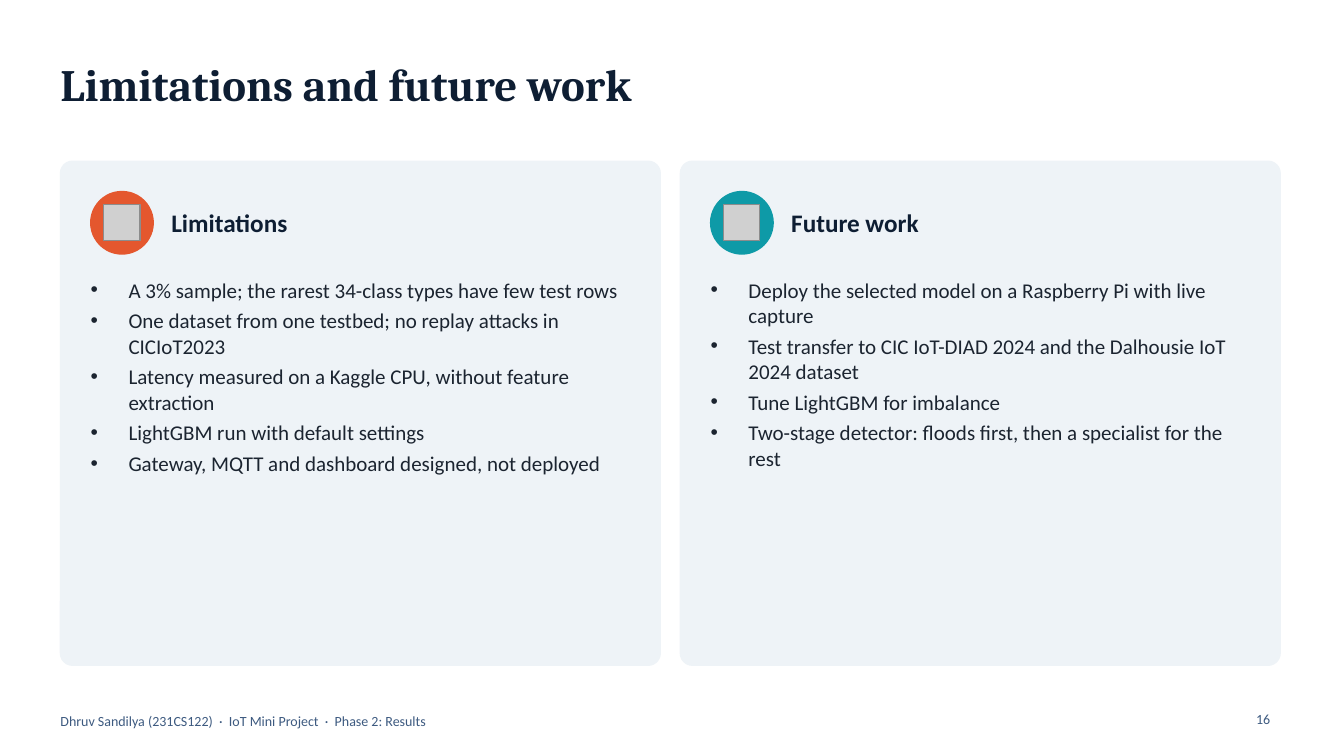
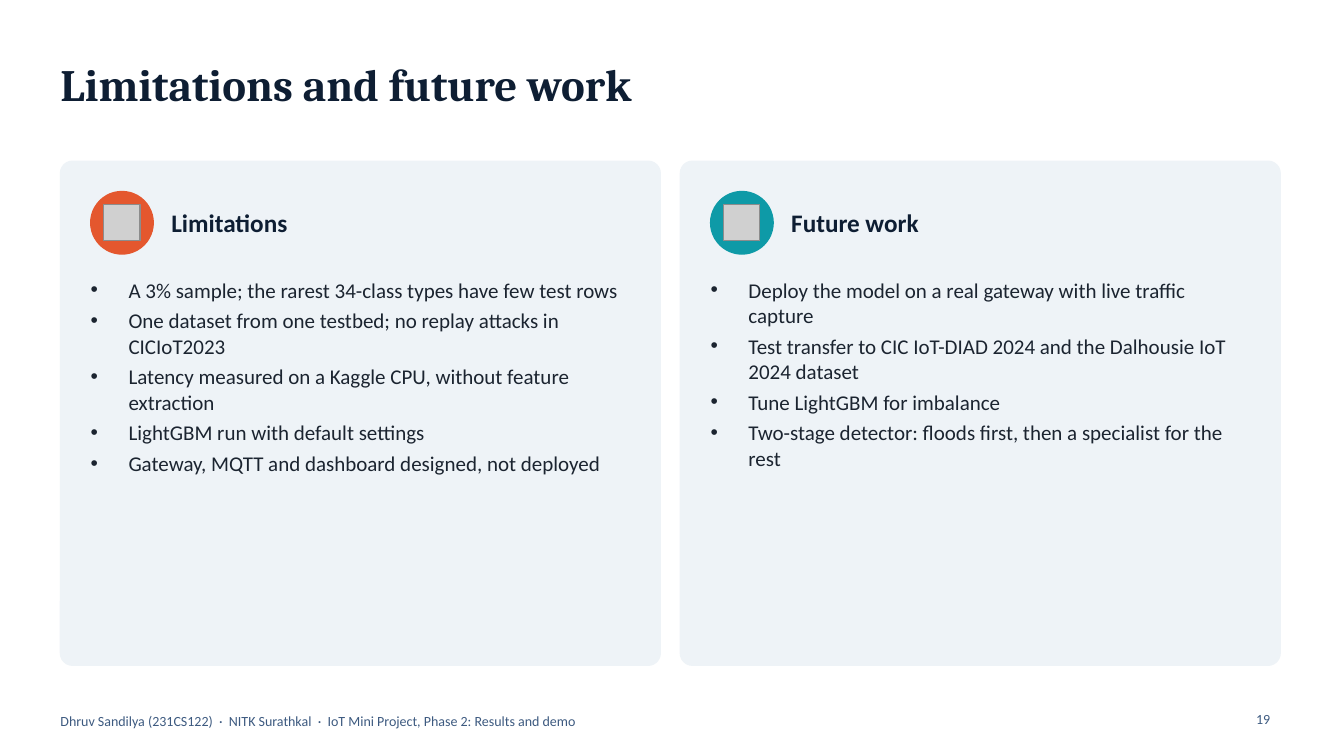
Before and after one commit to Dhruvsandilya0711/IoT_Mini_Project, a slide deck: slide 19 of slides/Phase2_Results.pptx (slide 16 before the commit). Drawn at 1344x756 pixels with LibreOffice and Linux fonts; fonts in the diff are those of the drawing; grey boxes stand for pictures. Boxes give left, top, right and bottom in pixels: in the first picture for what was removed or moved away, otherwise in the second. Text is boxed around its words. In the diff, an @@ line names an element or a change of style, - is before the commit and + after.

Commit message:
Rebuild both presentations and drop the Raspberry Pi wording
Phase 1 (proposal, 16 slides) and Phase 2 (results and demo, 21 slides)
now open with an NITK title slide and an outline, end with references,
and Phase 2 adds slides on how the experiments were run and on the live
demo. The report, its diagrams and both decks describe the gateway as a
generic device. notebooks/demo.ipynb runs the demo in Kaggle.

```diff
--- a/slides/Phase2_Results.pptx
+++ b/slides/Phase2_Results.pptx
@@ text at [748, 283, 1185, 327]: text changed @@
-• Deploy the selected model on a Raspberry Pi with live capture
+• Deploy the model on a real gateway with live traffic capture
@@ text at [60, 716, 576, 729]: text changed @@
-Dhruv Sandilya (231CS122) · IoT Mini Project · Phase 2: Results
+Dhruv Sandilya (231CS122) · NITK Surathkal · IoT Mini Project, Phase 2: Results and demo
@@ page number at [1256, 715, 1270, 724]: text changed @@
-16
+19
```
Also in this commit, not shown: 15 other slides changed, 4 slides added, 18 other files.
